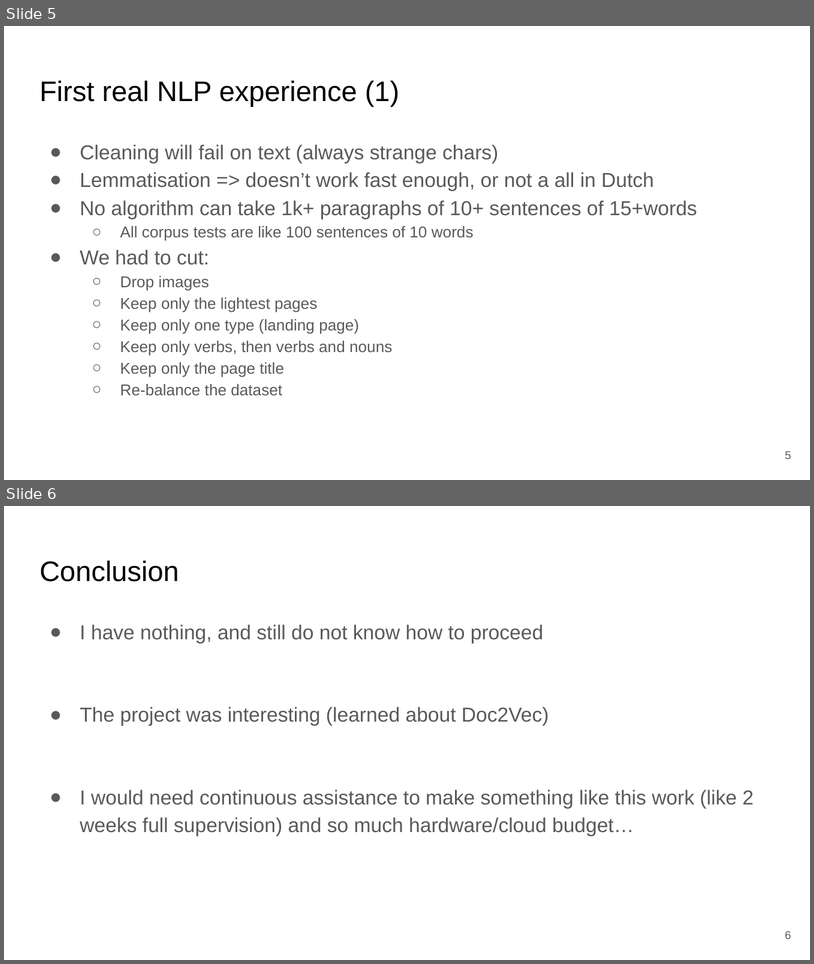
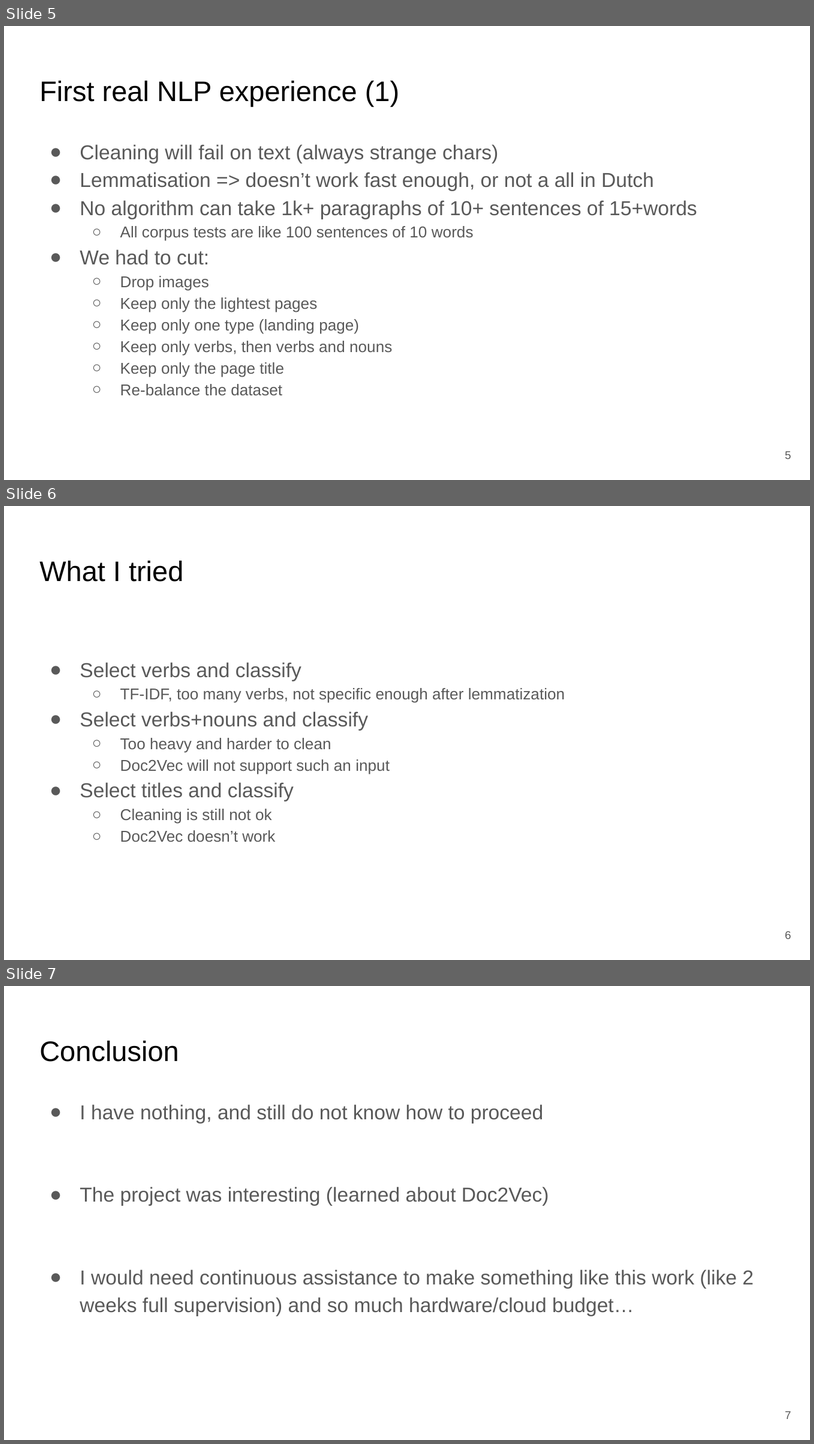
Before and after one commit to louispaulet/take-home-ds-case2-louis-paulet, a slide deck: Predict HTML+PNG page function.pptx. Shown one above the other, each under a label of ours: slides 5 and 6 before the commit, slides 5, 6 and 7 after it. The pictures are 814x964 and 814x1444 pixels, drawn with LibreOffice and Linux fonts; fonts in the diff are those of the drawing. Boxes give left, top, right and bottom in pixels: in the first picture for what was removed or moved away, otherwise in the second. Text is boxed around its words. In the diff, an @@ line names an element or a change of style, - is before the commit and + after.

Commit message:
update presentation

```diff
--- a/Predict HTML+PNG page function.pptx
+++ b/Predict HTML+PNG page function.pptx
@@ slide 6 added at [4,506,810,960], background #FFFFFF @@
@@ title added at [39,561,183,582], 25.2 pt, text #000000 @@
+What I tried
@@ text added at [80,662,565,841], 14 pt, text #595959 @@
+● Select verbs and classify
+  ○ TF-IDF, too many verbs, not specific enough after lemmatization
+● Select verbs+nouns and classify
+  ○ Too heavy and harder to clean
+  ○ Doc2Vec will not support such an input
+● Select titles and classify
+  ○ Cleaning is still not ok
+  ○ Doc2Vec doesn’t work
@@ page number added at [785,931,791,939], 10 pt, text #595959 @@
+6
@@ what was slide 6 is now slide 7 @@
@@ page number at [785,1411,791,1419]: text changed @@
-6
+7
```
